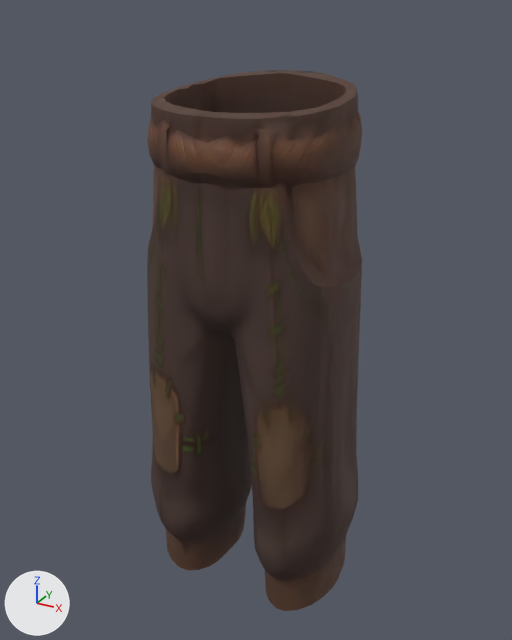
Before and after pictures for a commit that changed the glTF model assets/models/character/outfits/Male_Druid1_Legs.gltf.
Rendered twice from a 50 mm camera at (0.601, -1.063, 1.192) aimed at (-0.006, 0.041, 0.64). Arrows for +X, +Y and +Z are at lower left; the lights stay in place. The first picture is the older version. Vertices at exactly the same position are counted once.

The older version as bpy lines, for what is in view:
```python
mat_material_0 = bpy.data.materials.new('Material_0')
mat_material_0.use_nodes = True; mat_material_0.node_tree.nodes.clear()
_N = mat_material_0.node_tree.nodes; _L = mat_material_0.node_tree.links
n0 = _N.new('ShaderNodeBsdfPrincipled'); n0.name = 'Principled BSDF'
n1 = _N.new('ShaderNodeOutputMaterial'); n1.name = 'Material Output'
n2 = _N.new('ShaderNodeTexImage'); n2.name = 'Image Texture'
n2.image = img_male_druid1_legs_diffuse
n3 = _N.new('ShaderNodeSeparateColor'); n3.name = 'Separate Color'
n4 = _N.new('ShaderNodeTexImage'); n4.name = 'Image Texture.001'
n4.image = img_male_druid1_legs_orm
n5 = _N.new('ShaderNodeNormalMap'); n5.name = 'Normal Map'
n5.uv_map = 'UVMap'
n6 = _N.new('ShaderNodeTexImage'); n6.name = 'Image Texture.002'
n6.image = img_male_druid1_legs_normal
_L.new(n0.outputs[0], n1.inputs[0])  # 'BSDF' to 'Surface'
_L.new(n2.outputs[0], n0.inputs[0])  # 'Color' to 'Base Color'
_L.new(n3.outputs[2], n0.inputs[1])  # 'Blue' to 'Metallic'
_L.new(n3.outputs[1], n0.inputs[2])  # 'Green' to 'Roughness'
_L.new(n4.outputs[0], n3.inputs[0])  # 'Color' to 'Color'
_L.new(n5.outputs[0], n0.inputs[5])  # 'Normal' to 'Normal'
_L.new(n6.outputs[0], n5.inputs[1])  # 'Color' to 'Color'
me_mesh_0 = bpy.data.meshes.new('Mesh_0')
me_mesh_0.from_pydata(...)  # 2435 vertices, 3499 faces; spans x -0.219..0.219, y -0.135..0.199, z 0.073..1.088
me_mesh_0.materials.append(mat_material_0)
# before: 1336 (0.056, -0.006, 0.078), 1339 (0.061, -0.023, 0.076), 1340 (0.059, -0.028, 0.104), 1341 (0.069, -0.054, 0.078) at pixel (265, 588), 1342 (0.069, -0.054, 0.078) at pixel (265, 588)
# before: 1344 (0.079, -0.069, 0.075) at pixel (266, 595), 1379 (0.054, -0.003, 0.112), 1380 (0.053, -0.005, 0.147), 1384 (0.057, -0.03, 0.147), 1386 (0.057, -0.03, 0.147)
# before: 1387 (0.066, -0.052, 0.124) at pixel (264, 570), 1388 (0.094, -0.08, 0.074) at pixel (270, 602), 1433 (0.064, -0.057, 0.153), 1436 (0.076, -0.071, 0.148) at pixel (264, 568), 1437 (0.091, -0.081, 0.116) at pixel (268, 586)
# before: 1470 (0.091, -0.083, 0.152) at pixel (268, 573)
ob_armorlegs = bpy.data.objects.new('ArmorLegs', me_mesh_0)
ob_armorlegs.location = (0.0, 0.0, 0.0)
```
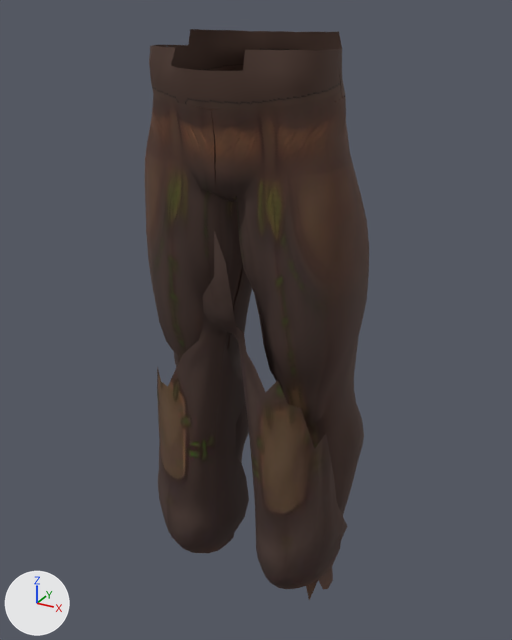
Diff of the bpy script that builds the scene:
```diff
--- a/assets/models/character/outfits/Male_Druid1_Legs.gltf.py
+++ b/assets/models/character/outfits/Male_Druid1_Legs.gltf.py
@@ img_male_druid1_legs_shell @@
+img_male_druid1_legs_shell = load_image('Male_Druid1_Legs_shell', 'Male_Druid1_Legs_shell.png', 1024, 1024, 'sRGB')
@@ mat_material_0 @@
 n1 = _N.new('ShaderNodeOutputMaterial'); n1.name = 'Material Output'
+n7 = _N.new('ShaderNodeMix'); n7.name = 'Mix'
+n7.data_type = 'RGBA'
+n7.blend_type = 'MULTIPLY'
+n7.inputs[0].default_value = 1.0  # 'Factor'
+n8 = _N.new('ShaderNodeVertexColor'); n8.name = 'Color Attribute'
 n2 = _N.new('ShaderNodeTexImage'); n2.name = 'Image Texture'
@@ mat_material_0 @@
 n0 = _N.new('ShaderNodeBsdfPrincipled'); n0.name = 'Principled BSDF'
 _L.new(n0.outputs[0], n1.inputs[0])  # 'BSDF' to 'Surface'
-_L.new(n2.outputs[0], n0.inputs[0])  # 'Color' to 'Base Color'
 _L.new(n3.outputs[2], n0.inputs[1])  # 'Blue' to 'Metallic'
@@ mat_material_0 @@
 _L.new(n6.outputs[0], n5.inputs[1])  # 'Color' to 'Color'
+_L.new(n7.outputs[2], n0.inputs[0])  # 'Result' to 'Base Color'
+_L.new(n8.outputs[0], n7.inputs[7])  # 'Color' to 'B'
+_L.new(n2.outputs[0], n7.inputs[6])  # 'Color' to 'A'
@@ mat_male_druid1_legs_shell @@
+mat_male_druid1_legs_shell = bpy.data.materials.new('Male_Druid1_Legs_shell')
+# uses the picture img_male_druid1_legs_shell
@@ me_mesh_0 @@
 # used by ob_armorlegs; location = (0.0, 0.0, 0.0)
 # verts and faces of me_mesh_0; kept vertices keep their numbers, new ones are numbered from 2435
-me_mesh_0.from_pydata(...)  # 2435 vertices, 3499 faces; spans x -0.219..0.219, y -0.135..0.199, z 0.073..1.088
+me_mesh_0.from_pydata(...)  # 1730 vertices, 2993 faces; spans x -0.21..0.211, y -0.119..0.179, z 0.073..1.159
+# me_mesh_0 part 1: the loose piece of 2381 vertices spanning x -0.219..0.219, y -0.135..0.199, z 0.073..1.088 is rebuilt with 592 vertices and now spans x -0.008..0.207, y -0.113..0.172, z 0.073..1.074, in mat_male_druid1_legs_shell
+# me_mesh_0 part 2: a new loose piece of 592 vertices spanning x -0.207..0.008, y -0.113..0.172, z 0.073..1.074, in mat_male_druid1_legs_shell
+# me_mesh_0 part 3: a new loose piece of 302 vertices spanning x -0.21..0.211, y -0.108..0.062, z 0.086..0.859, in mat_material_0
+# me_mesh_0 part 4: a new loose piece of 91 vertices spanning x -0.165..0.165, y 0.001..0.132, z 1.065..1.159, in mat_male_druid1_legs_shell
+# me_mesh_0 part 5: a new loose piece of 64 vertices spanning x -0.167..0.167, y -0.119..0.006, z 1.051..1.137, in mat_male_druid1_legs_shell
+# me_mesh_0 part 6: the loose piece of 34 vertices spanning x 0.15..0.181, y -0.067..0.123, z 0.955..1.036 is deleted
+# me_mesh_0 part 7
+delete_vertices([1336, *range(1339, 1343), 1344, 1379, 1380, 1384, 1386, 1387, 1388, 1433, 1436, 1437, 1470])  # with the faces that use them
+# other edits to the shape of me_mesh_0 do not show in these pictures
 me_mesh_0.materials.append(mat_material_0)
+me_mesh_0.materials.append(mat_male_druid1_legs_shell)
```

Pixel boxes (x1, y1, x2, y2) of what changed, in the pictures (512 x 640 px):
'ArmorLegs', reshaped
    before: (147, 70, 362, 611)
    after: (145, 29, 369, 600)
part 1 of me_mesh_0, rebuilt
    before: (147, 70, 362, 611)
    after: (211, 96, 369, 516)
part 2 of me_mesh_0, added (brown)
    after: (145, 93, 252, 463)
part 3 of me_mesh_0, added (brown)
    after: (157, 231, 347, 600)
part 4 of me_mesh_0, added (brown)
    after: (167, 29, 345, 98)
part 5 of me_mesh_0, added (brown)
    after: (149, 45, 342, 109)
part 6 of me_mesh_0, deleted (brown)
    before: (316, 112, 362, 176)
part 7 of me_mesh_0, deleted
    before: (265, 570, 270, 601)
